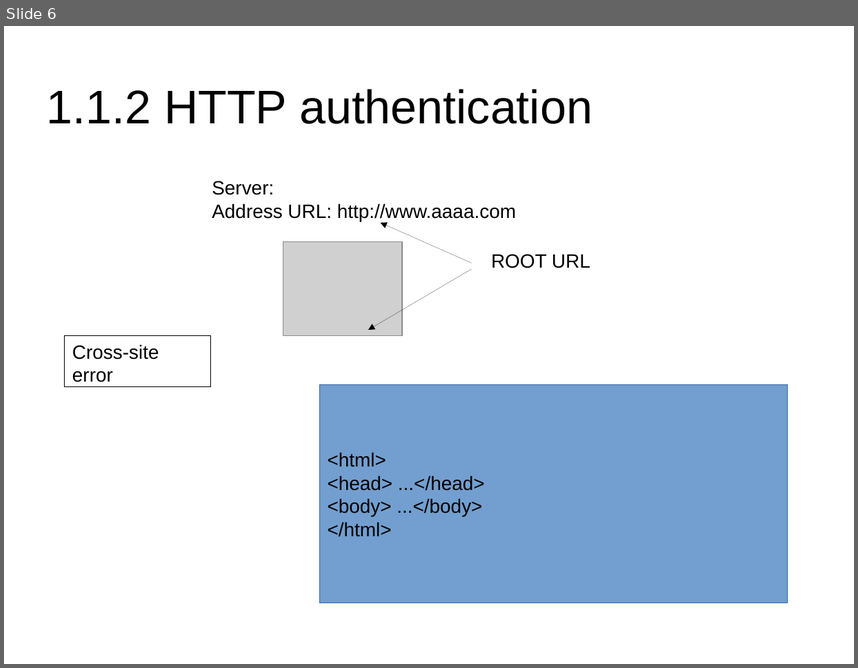
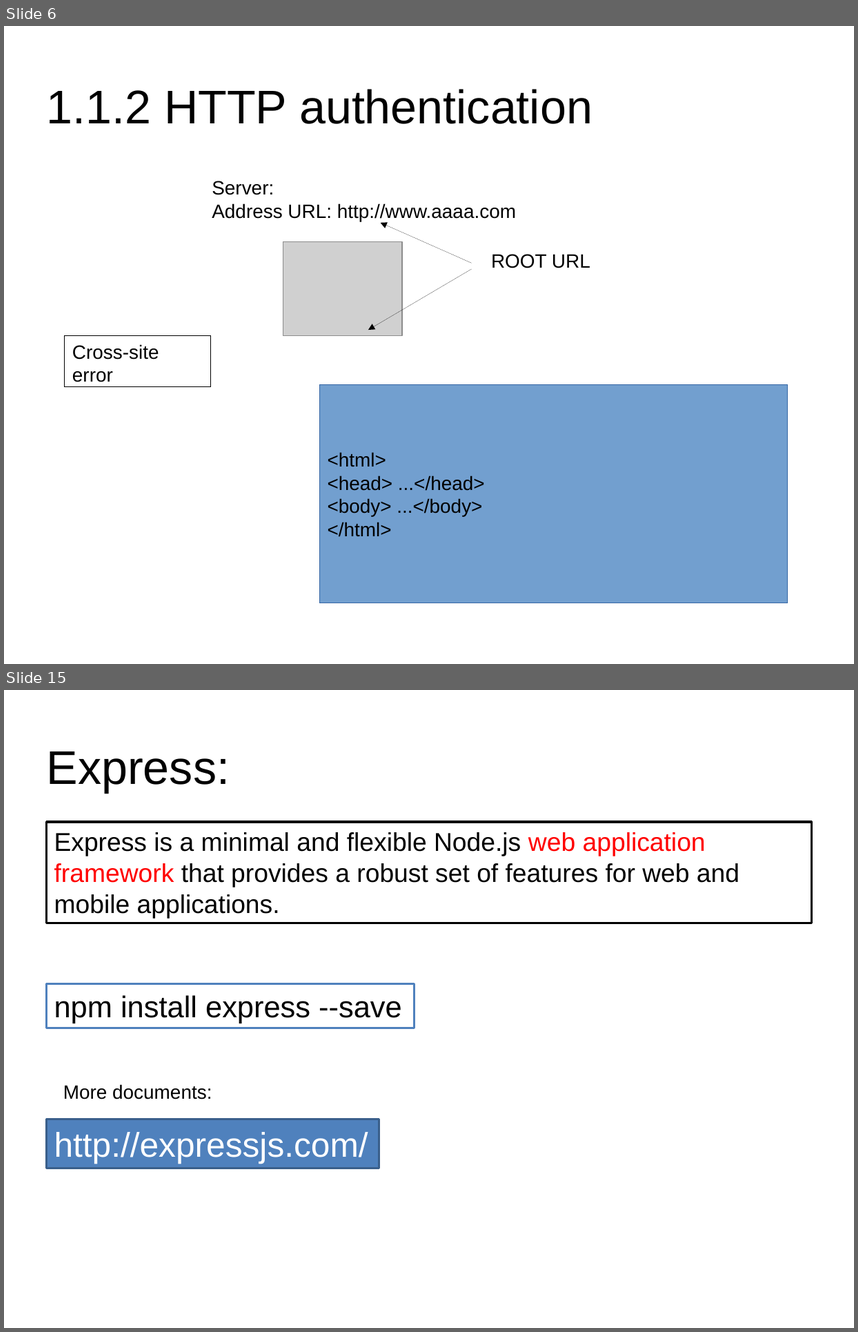
Before and after one commit to masterfish2015/my_project, a slide deck: teaching/javascript_html_server_and_client.pptx. Shown one above the other, each under a label of ours: slide 6 before the commit, slides 6 and 15 after it; the slides between them are not shown. The pictures are 858x668 and 858x1332 pixels, drawn with LibreOffice and Linux fonts; fonts in the diff are those of the drawing; grey boxes stand for pictures. Boxes give left, top, right and bottom in pixels: in the first picture for what was removed or moved away, otherwise in the second. Text is boxed around its words. In the diff, an @@ line names an element or a change of style, - is before the commit and + after.

```diff
--- a/teaching/javascript_html_server_and_client.pptx
+++ b/teaching/javascript_html_server_and_client.pptx
@@ slide 15 added at (x1=4, y1=690, x2=854, y2=1328), background #FFFFFF @@
@@ title added at (x1=47, y1=751, x2=230, y2=792), 44 pt, text #000000 @@
+Express:
@@ rectangle added at (x1=46, y1=822, x2=812, y2=923), fill #FFFFFF, outline #000000 2 pt, 24 pt, text #000000 @@
+Express is a minimal and flexible Node.js web application framework that provides a robust set of features for web and mobile applications.
@@ rectangle added at (x1=46, y1=984, x2=415, y2=1028), fill #FFFFFF, outline #4F81BD 2 pt, 28 pt, text #000000 @@
+npm install express --save
@@ text added at (x1=63, y1=1084, x2=212, y2=1099), 18 pt, text #000000 @@
+More documents:
@@ rectangle added at (x1=46, y1=1119, x2=379, y2=1168), fill #4F81BD, outline #3A5F8C 2 pt, 32 pt, text #FFFFFF @@
+http://expressjs.com/
```
Also in this commit, not shown: 3 slides changed, 52 other slides added, 2 other files.
